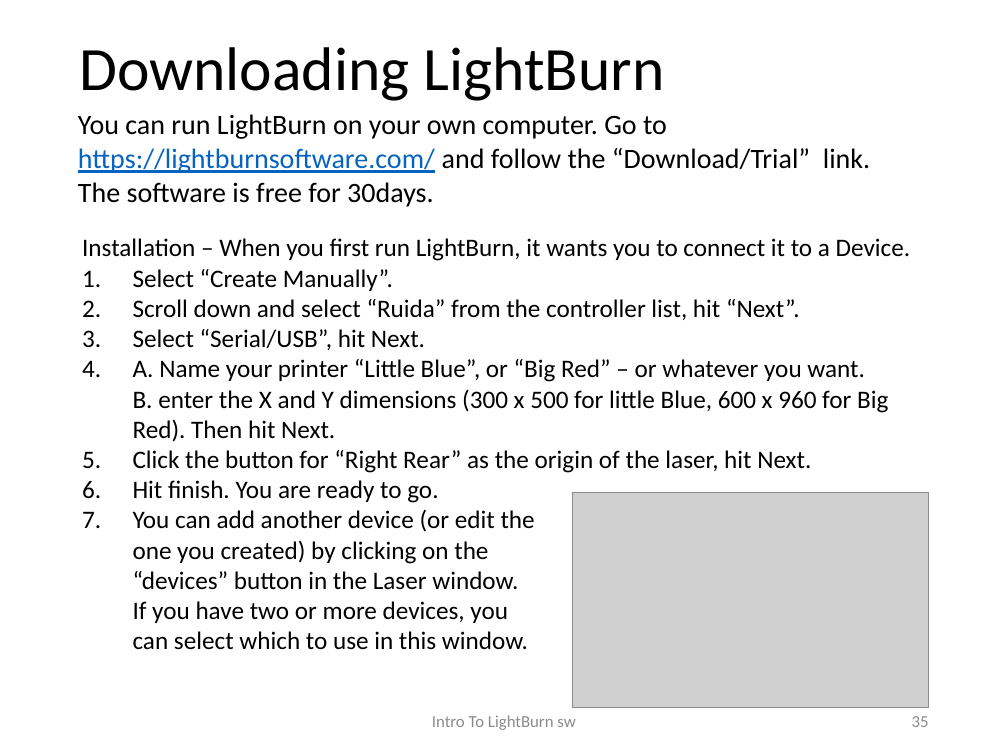
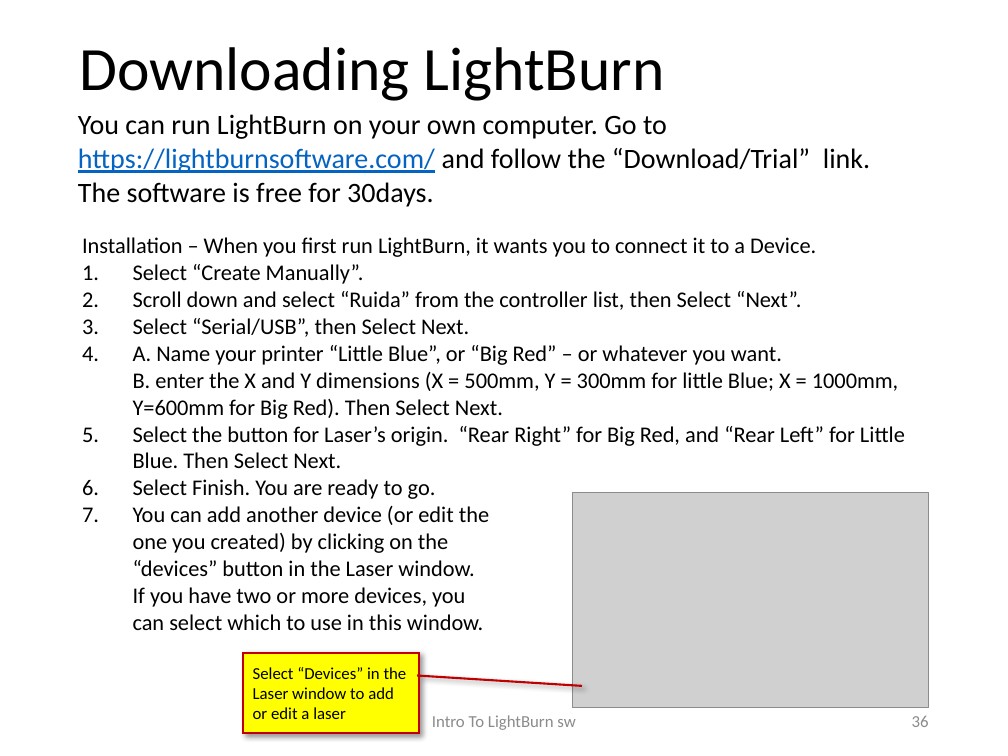
Before and after one commit to BainbridgeArtisanResourceNetwork/ETA-Documents, a slide deck: slide 36 of Intro to LightBurn.pptx (slide 35 before the commit). Drawn at 1008x756 pixels with LibreOffice and Linux fonts; fonts in the diff are those of the drawing; grey boxes stand for pictures; background and template pictures are left out. Boxes give left, top, right and bottom in pixels: in the first picture for what was removed or moved away, otherwise in the second. Text is boxed around its words. In the diff, an @@ line names an element or a change of style, - is before the commit and + after.

```diff
--- a/Intro to LightBurn.pptx
+++ b/Intro to LightBurn.pptx
@@ text at (82, 237, 816, 630): size 18 to 16 pt in "Installation – When you first run LightBurn, ...", "Select “Create Manually”.", "You can add another device (or edit ..." @@
@@ text at (133, 291, 905, 499): text changed; size 18 to 16 pt @@
-2. Scroll down and select “Ruida” from the controller list, hit “Next”.
-3. Select “Serial/USB”, hit Next.
-4. A. Name your printer “Little Blue”, or “Big Red” – or whatever you want.
-   B. enter the X and Y dimensions (300 x 500 for little Blue, 600 x 960 for Big Red). Then hit Next.
-5. Click the button for “Right Rear” as the origin of the laser, hit Next.
-6. Hit finish. You are ready to go.
+2. Scroll down and select “Ruida” from the controller list, then Select “Next”.
+3. Select “Serial/USB”, then Select Next.
+4. A. Name your printer “Little Blue”, or “Big Red” – or whatever you want.
+   B. enter the X and Y dimensions (X = 500mm, Y = 300mm for little Blue; X = 1000mm, Y=600mm for Big Red). Then Select Next.
+5. Select the button for Laser’s origin. “Rear Right” for Big Red, and “Rear Left” for Little Blue. Then Select Next.
+6. Select Finish. You are ready to go.
@@ border callout added at (243, 652, 419, 733), fill #FFFF00, outline #C00000 1.5 pt, 12 pt, text #000000 @@
+Select “Devices” in the Laser window to add or edit a laser
@@ page number at (912, 716, 929, 727): text changed @@
-35
+36
```
Also in this commit, not shown: 1 slide added, 1 other file.
